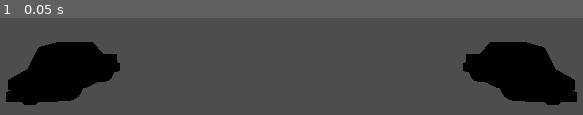
Above: before the commit, frame 1.
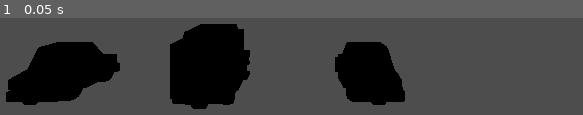
Above: after the commit, the same moment.

Repository: ethanbaedke/Race-Down-Roosevelt
Game: Godot game, scene res://race/race.tscn
Same seed, same stepped clock (60 frames per second), same inputs: the game is played once before the commit and once after it.
Inputs:
- Up to frame 1 (0.05 s): no input

The runs differ from the first frame. In frame 1, 24% of the frame differs, in the area x 29-99%, y 6-94%.

Commit message:
If all racers are null or AI, replacing first racer and giving them keyboard controls.

Diff:
--- a/race-down-roosevelt/race/default_race_parameters.tres
+++ b/race-down-roosevelt/race/default_race_parameters.tres
@@ -2,29 +2,19 @@
 
 [ext_resource type="Script" uid="uid://c8hh1wvayq5by" path="res://race/race_parameters.gd" id="1_aemwy"]
 [ext_resource type="Script" uid="uid://dp5p80aakxu84" path="res://race/racer_object.gd" id="1_npa6x"]
-[ext_resource type="PackedScene" uid="uid://d381mmv3sxx7j" path="res://race/race.tscn" id="2_npf4w"]
-[ext_resource type="PackedScene" uid="uid://dgk7uf8r6h0aa" path="res://vehicles/traffic_vehicles/suv.glb" id="2_xvt8s"]
-[ext_resource type="PackedScene" uid="uid://dec6xpvrfpmbf" path="res://vehicles/racer_vehicles/sedan.tscn" id="4_xvt8s"]
 
-[sub_resource type="Resource" id="Resource_3johs"]
+[sub_resource type="Resource" id="Resource_npa6x"]
 script = ExtResource("1_npa6x")
-vehicle = ExtResource("2_xvt8s")
-device_index = 1
 metadata/_custom_type_script = "uid://dp5p80aakxu84"
 
 [sub_resource type="Resource" id="Resource_81wdo"]
 script = ExtResource("1_npa6x")
-vehicle = ExtResource("2_npf4w")
-device_index = 1
 metadata/_custom_type_script = "uid://dp5p80aakxu84"
 
-[sub_resource type="Resource" id="Resource_npf4w"]
+[sub_resource type="Resource" id="Resource_qwtg1"]
 script = ExtResource("1_npa6x")
-vehicle = ExtResource("4_xvt8s")
-name = "Ethan"
-device_index = -1
 metadata/_custom_type_script = "uid://dp5p80aakxu84"
 
 [resource]
 script = ExtResource("1_aemwy")
-racer_objects = Array[ExtResource("1_npa6x")]([SubResource("Resource_3johs"), SubResource("Resource_81wdo"), null, SubResource("Resource_npf4w")])
+racer_objects = Array[ExtResource("1_npa6x")]([SubResource("Resource_npa6x"), SubResource("Resource_81wdo"), SubResource("Resource_qwtg1")])
--- a/race-down-roosevelt/race/race.gd
+++ b/race-down-roosevelt/race/race.gd
@@ -52,6 +52,18 @@
 		RdrLogger.error(self, "Race parameters were invalid. Forcefully resolving conflicts.")
 		race_parameters.force_resolve_conflicts()
 
+	# If all racers are null or AI, replace the first racer with a new one, and give it keyboard controlls.
+	# Fully AI races are not supported.
+	var all_racers_null_or_ai:bool = true
+	for racer:RacerObject in race_parameters.racer_objects:
+		if (racer != null && racer.device_index != -2):
+			all_racers_null_or_ai = false
+			break
+	if (all_racers_null_or_ai):
+		var racer:RacerObject = RacerObject.new()
+		racer.device_index = -1
+		race_parameters.racer_objects[0] = racer
+
 	# If any racer has a null vehicle, it should be considered a random selection.
 	for racer:RacerObject in race_parameters.racer_objects:
 		if (racer == null):
